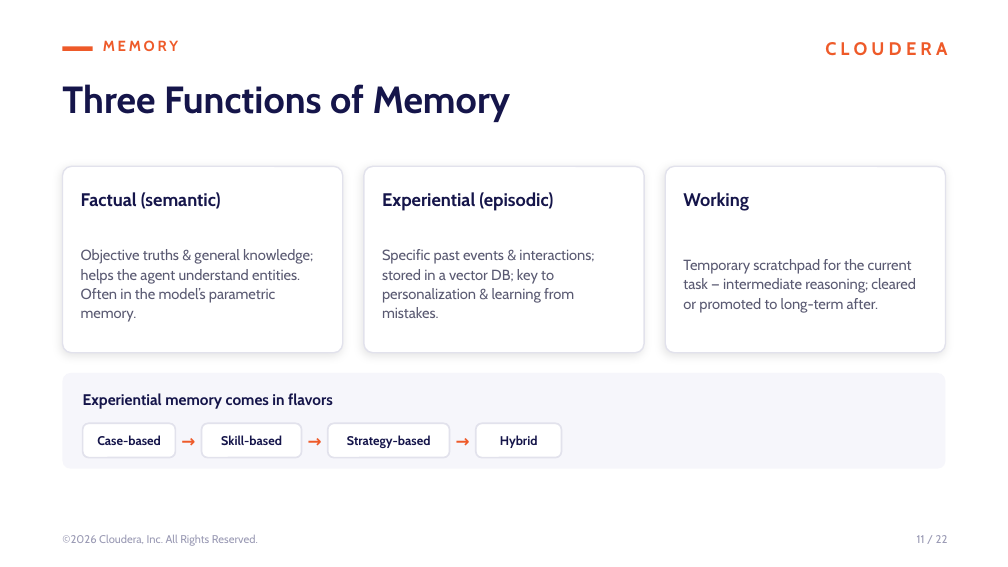
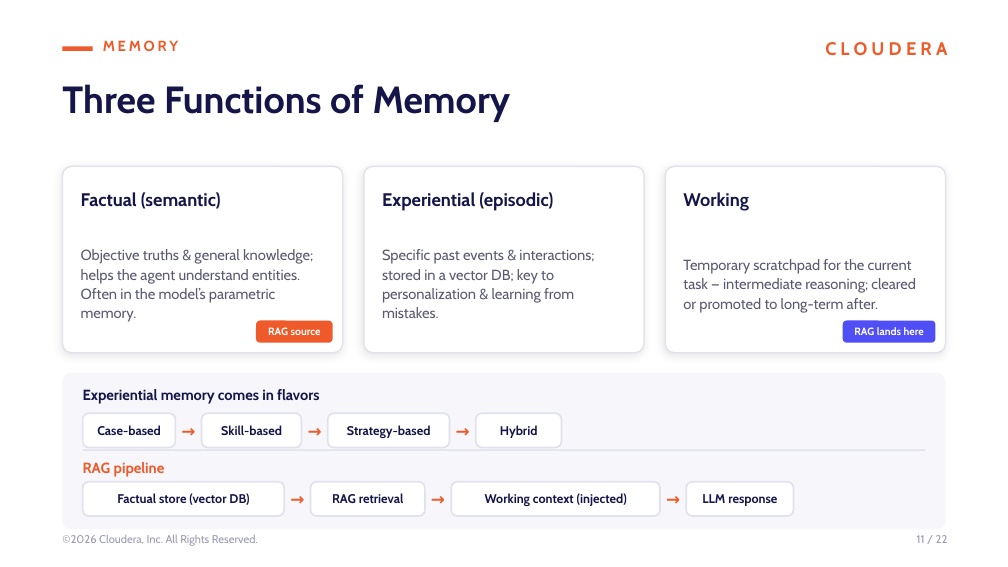
Before and after one commit to FerdinandZhong/handson-labs, a slide deck: slide 11 of Cloudera_AI_Landscape.pptx. Drawn at 1008x567 pixels with LibreOffice and Linux fonts; fonts in the diff are those of the drawing. Boxes give left, top, right and bottom in pixels: in the first picture for what was removed or moved away, otherwise in the second. Text is boxed around its words. In the diff, an @@ line names an element or a change of style, - is before the commit and + after.

```diff
--- a/Cloudera_AI_Landscape.pptx
+++ b/Cloudera_AI_Landscape.pptx
@@ rounded rectangle added at [256, 321, 333, 343], fill #EE5A29 @@
@@ text added at [268, 327, 321, 335], 7.5 pt, text #FFFFFF, bold @@
+RAG source
@@ rounded rectangle added at [843, 321, 935, 343], fill #4F4FF5 @@
@@ text added at [854, 327, 924, 335], 7.5 pt, text #FFFFFF, bold @@
+RAG lands here
@@ rounded rectangle: place and size @@
-rounded rectangle at [62, 373, 946, 469]
+rounded rectangle at [62, 373, 946, 529]
@@ rounded rectangle at [62, 373, 946, 529]: proportions changed @@
@@ text "Experiential memory comes in flavors" at [83, 389, 319, 404]: size 11 to 10.5 pt @@
@@ 7 texts, 4 rounded rectangles: place and size @@
-7 texts, 4 rounded rectangles at [83, 423, 561, 458]
+7 texts, 4 rounded rectangles at [83, 413, 561, 448]
@@ rectangle added at [83, 450, 925, 451], fill #E2E2EC @@
@@ text added at [83, 462, 165, 477], 10.5 pt, text #EE5A29, bold @@
+RAG pipeline
@@ rounded rectangle added at [83, 482, 284, 516], fill #FFFFFF, outline #E2E2EC 1.2 pt @@
@@ text added at [117, 493, 249, 505], 9 pt, text #15154A, bold @@
+Factual store (vector DB)
@@ text added at [284, 482, 310, 516], 12 pt, text #EE5A29, bold @@
+→
@@ rounded rectangle added at [310, 482, 425, 516], fill #FFFFFF, outline #E2E2EC 1.2 pt @@
@@ text added at [332, 493, 404, 503], 9 pt, text #15154A, bold @@
+RAG retrieval
@@ text added at [425, 482, 452, 516], 12 pt, text #EE5A29, bold @@
+→
@@ rounded rectangle added at [452, 482, 660, 516], fill #FFFFFF, outline #E2E2EC 1.2 pt @@
@@ text added at [485, 493, 627, 506], 9 pt, text #15154A, bold @@
+Working context (injected)
@@ text added at [660, 482, 686, 516], 12 pt, text #EE5A29, bold @@
+→
@@ rounded rectangle added at [686, 482, 793, 516], fill #FFFFFF, outline #E2E2EC 1.2 pt @@
@@ text added at [702, 494, 777, 506], 9 pt, text #15154A, bold @@
+LLM response
```
Also in this commit, not shown: 1 other file.
